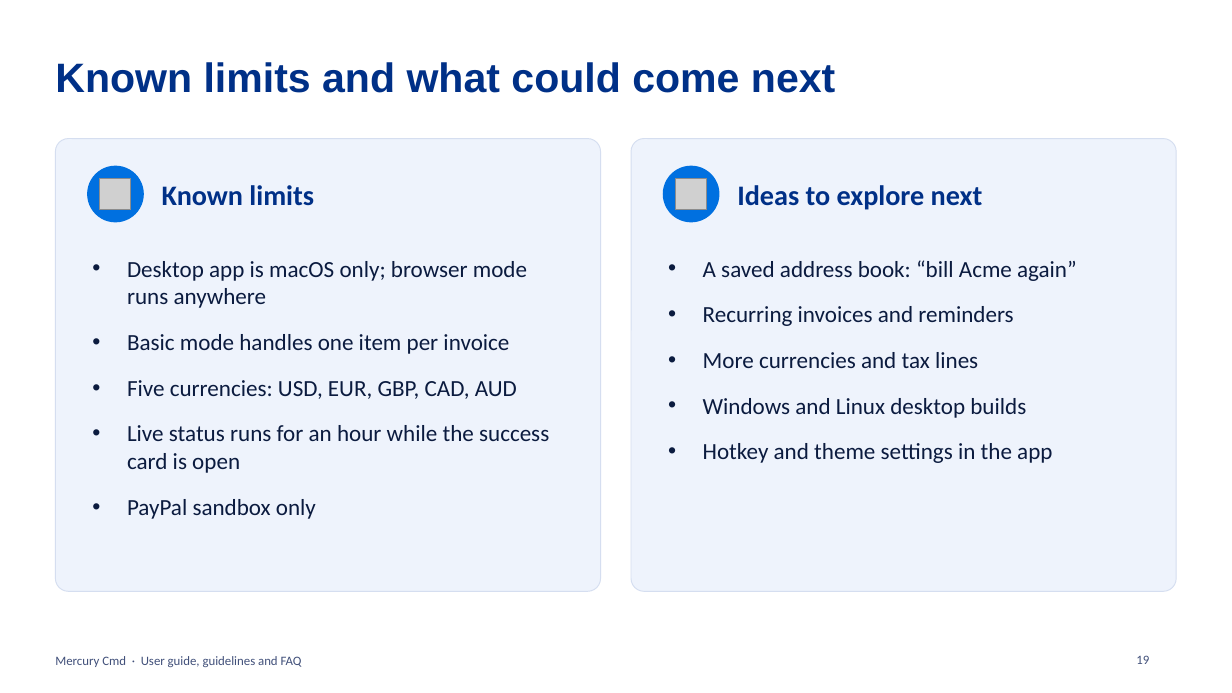
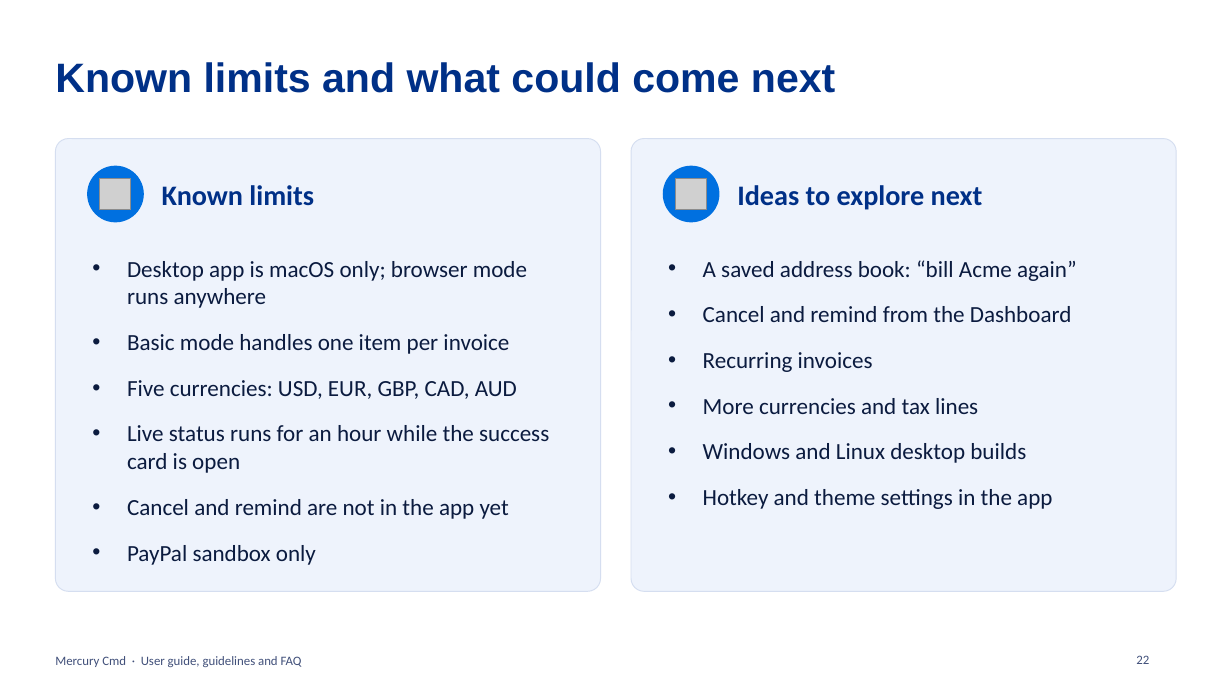
Before and after one commit to vignarajj/mercury_cmd_paypal, a slide deck: slide 22 of docs/Mercury-Cmd-Guide.pptx (slide 19 before the commit). Drawn at 1232x693 pixels with LibreOffice and Linux fonts; fonts in the diff are those of the drawing; grey boxes stand for pictures. Boxes give left, top, right and bottom in pixels: in the first picture for what was removed or moved away, otherwise in the second. Text is boxed around its words. In the diff, an @@ line names an element or a change of style, - is before the commit and + after.

Commit message:
docs: Dashboard screenshots, guide deck, testing matrix and spec
Regenerated screenshots (including the Dashboard with made-up data), a 23-slide guide, new scenarios in the testing matrix and a Dashboard section in the spec.

```diff
--- a/docs/Mercury-Cmd-Guide.pptx
+++ b/docs/Mercury-Cmd-Guide.pptx
@@ text at <box>703,306,1072,372</box>: text changed @@
-• Recurring invoices and reminders
+• Cancel and remind from the Dashboard
+• Recurring invoices
@@ text at <box>127,499,509,519</box>: paragraph added @@
+• Cancel and remind are not in the app yet
@@ page number at <box>1136,655,1149,664</box>: text changed @@
-19
+22
```
Also in this commit, not shown: 2 other slides changed, 3 slides added, 18 other files.
